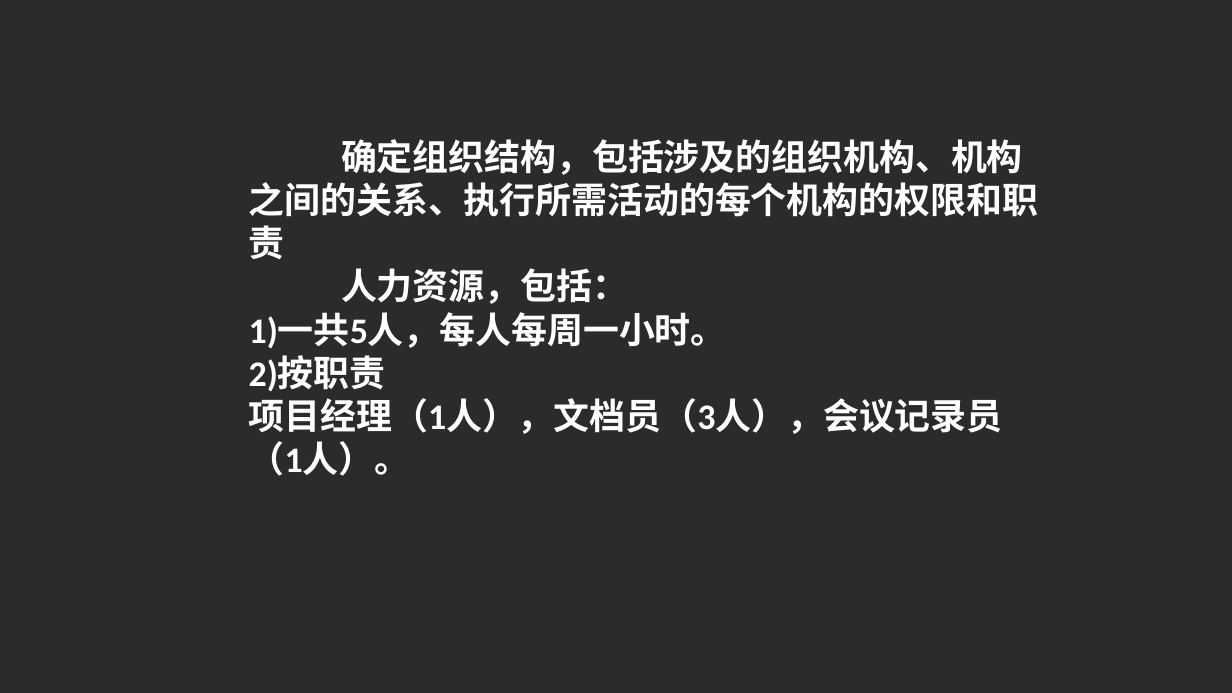
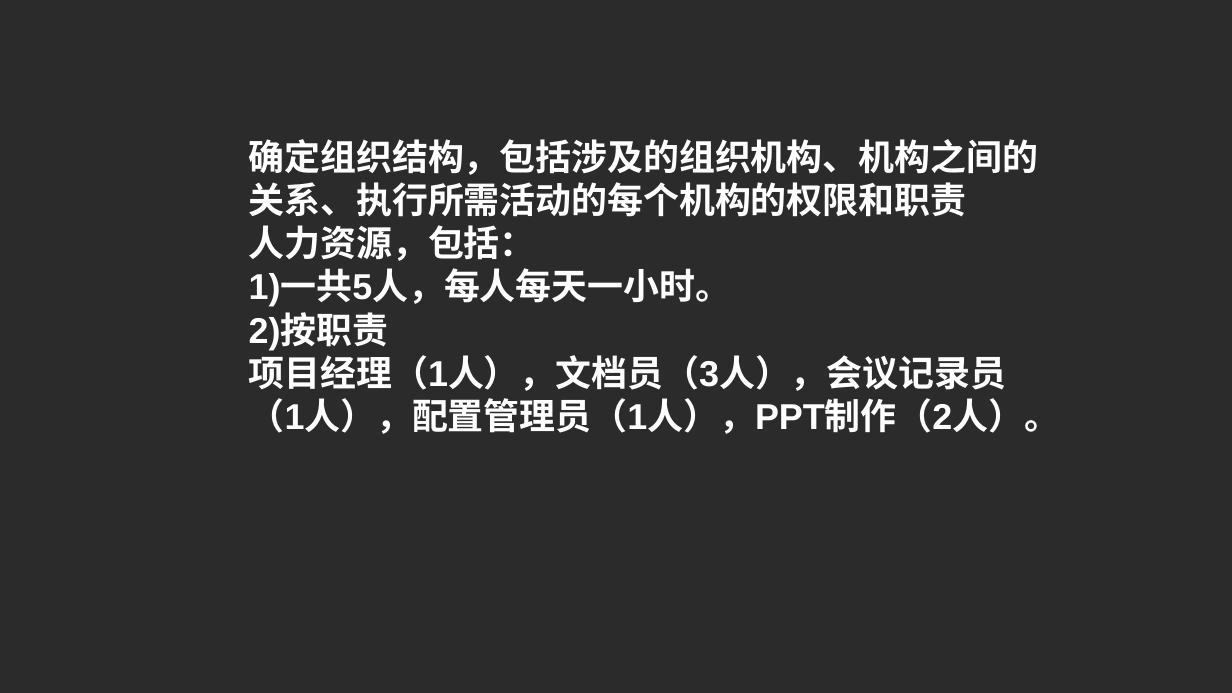
Before and after one commit to tmaczjj/2017work, a slide deck: slide 26 of week5/ppt文档/[prd-03,31501311]项目计划ppt.pptx (slide 27 before the commit). Drawn at 1232x693 pixels with LibreOffice and Linux fonts; fonts in the diff are those of the drawing; background and template pictures are left out; a plain dark background stands for a picture behind light text. Boxes give left, top, right and bottom in pixels: in the first picture for what was removed or moved away, otherwise in the second. Text is boxed around its words. In the diff, an @@ line names an element or a change of style, - is before the commit and + after.

```diff
--- a/week5/ppt文档/[prd-03,31501311]项目计划ppt.pptx
+++ b/week5/ppt文档/[prd-03,31501311]项目计划ppt.pptx
@@ text at (249,139,1038,349): font Calibri to Arial in "确定组织结构，包括涉及的组织机构、机构之间的关系、执行所需活动的每个机构的权限和职责", "人力资源，包括：", "2)按职责" @@
@@ text at (249,271,732,306): text changed; font Calibri to Arial @@
-1)一共5人，每人每周一小时。
+1)一共5人，每人每天一小时。
@@ text at (249,349,1060,434): text changed; font Calibri to Arial @@
-项目经理（1人），文档员（3人），会议记录员（1人）。
+项目经理（1人），文档员（3人），会议记录员（1人），配置管理员（1人），PPT制作（2人）。
```
Also in this commit, not shown: 18 other slides changed, 13 slides added, 14 slides removed, 2 other files.
